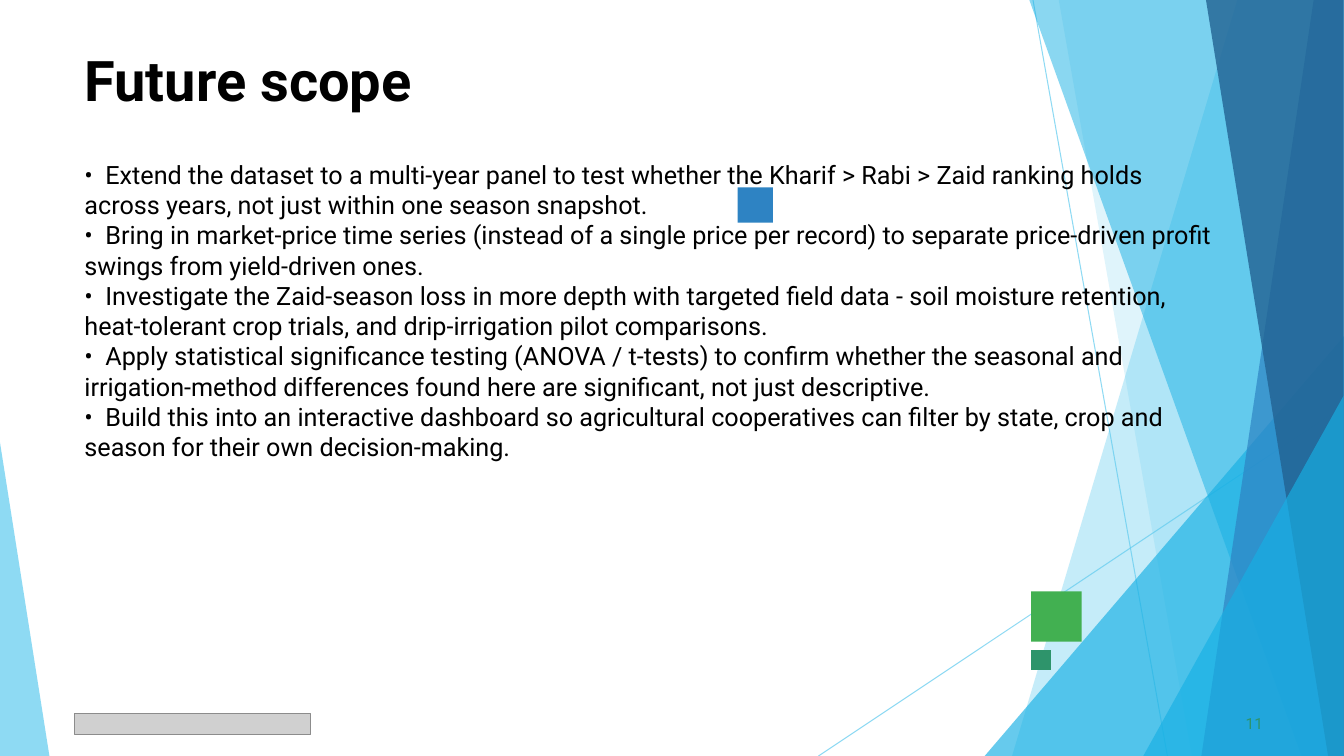
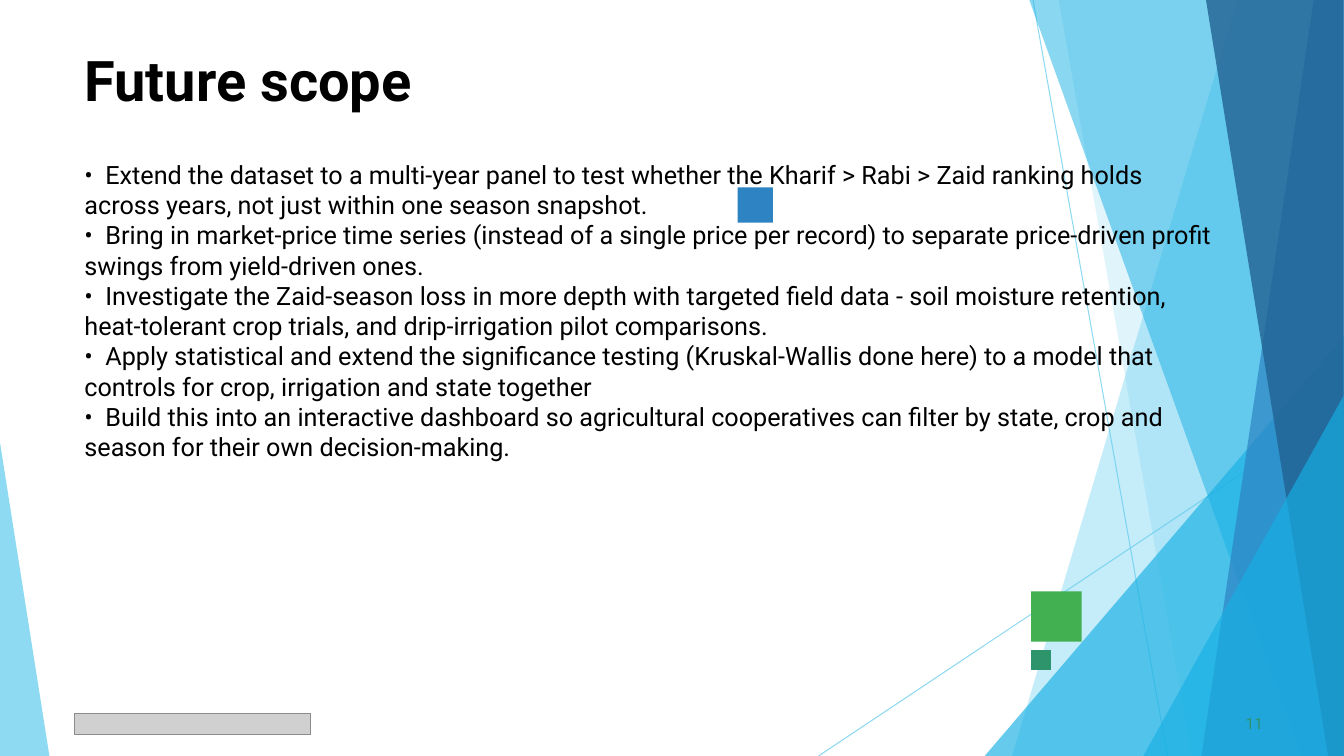
Before and after one commit to Om777-Stack/Seasonal-Agriculture-Performance-Analysis, a slide deck: slide 11 of Seasonal_Agriculture_Performance_Presentation.pptx. Drawn at 1344x756 pixels with LibreOffice and Linux fonts; fonts in the diff are those of the drawing; grey boxes stand for pictures. Boxes give left, top, right and bottom in pixels: in the first picture for what was removed or moved away, otherwise in the second. Text is boxed around its words. In the diff, an @@ line names an element or a change of style, - is before the commit and + after.

```diff
--- a/Seasonal_Agriculture_Performance_Presentation.pptx
+++ b/Seasonal_Agriculture_Performance_Presentation.pptx
@@ text at (x1=84, y1=343, x2=1153, y2=402): text changed @@
-• Apply statistical significance testing (ANOVA / t-tests) to confirm whether the seasonal and irrigation-method differences found here are significant, not just descriptive.
+• Apply statistical and extend the significance testing (Kruskal-Wallis done here) to a model that controls for crop, irrigation and state together
```
Also in this commit, not shown: 2 other slides changed, 2 other files.
